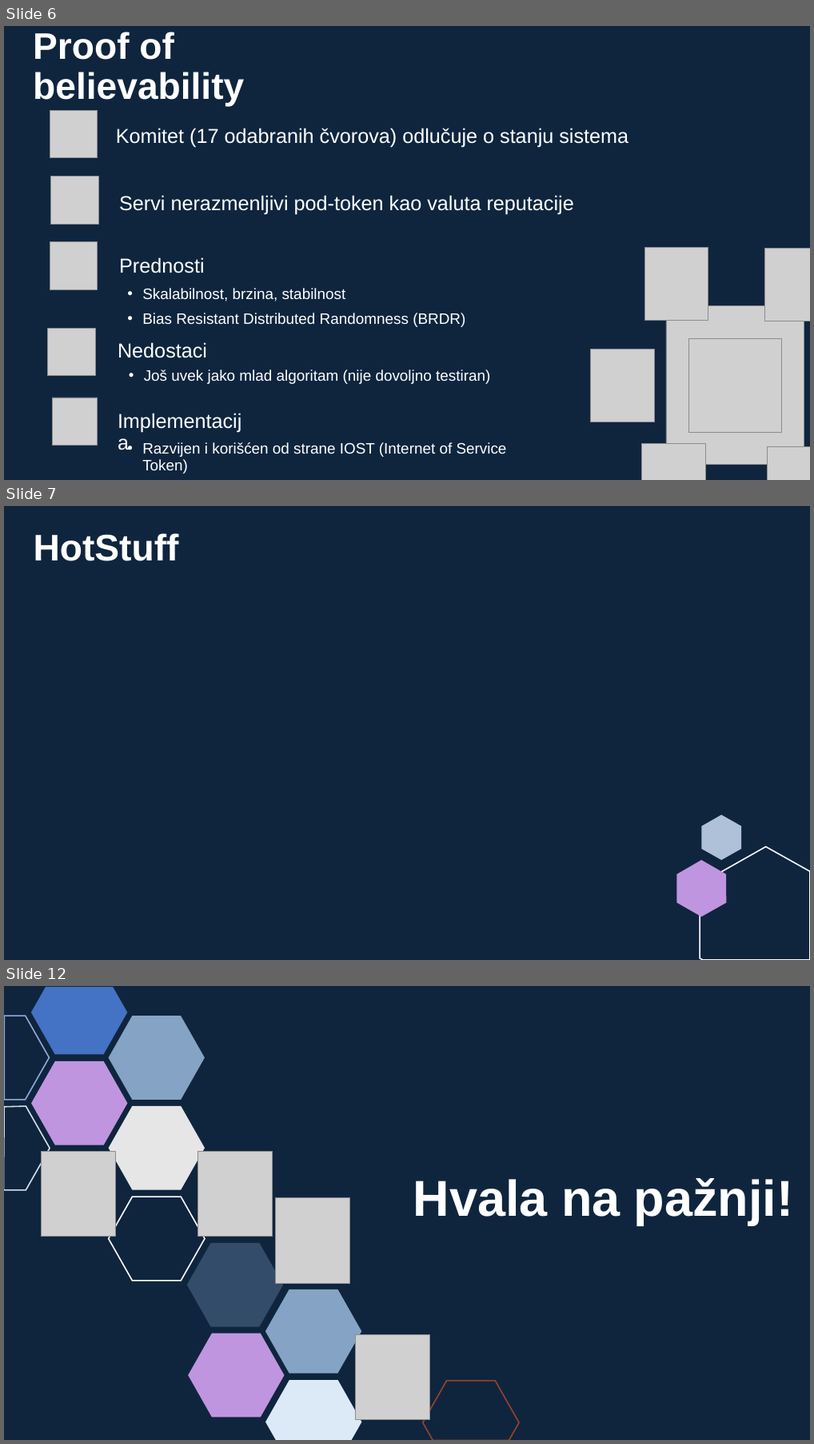
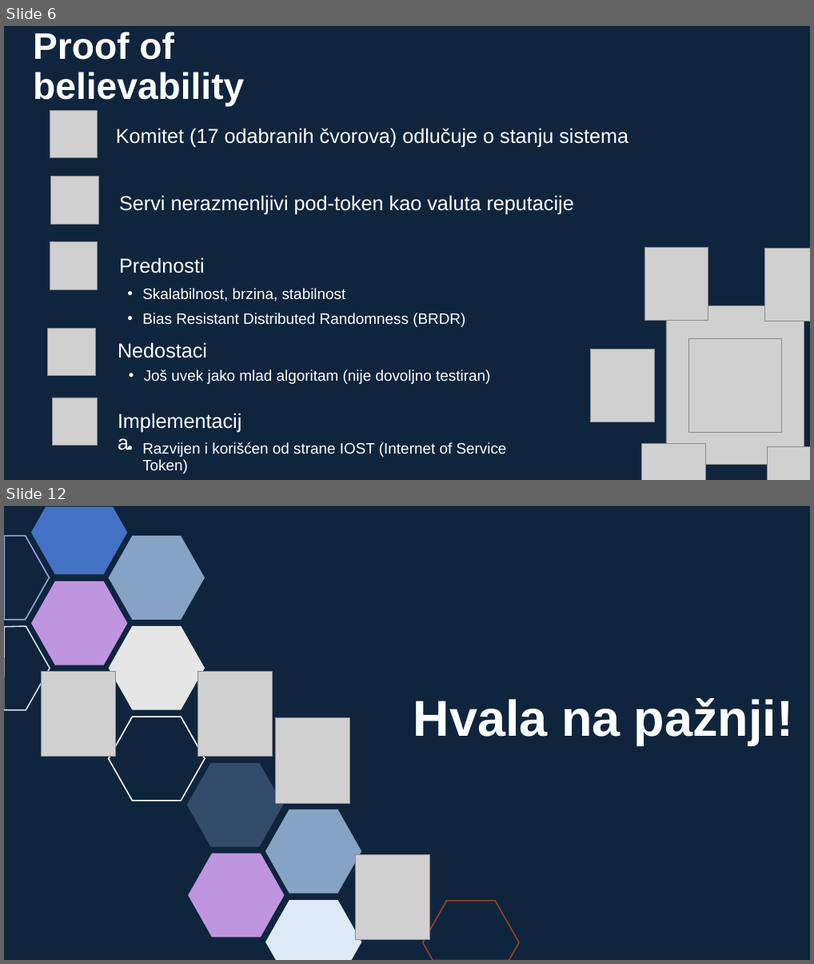
Before and after one commit to sssteeefaaan/master-I, a slide deck: pdasp/seminarski/konsenzus-algoritmi/konsenzus-algoritmi.pptx. Shown one above the other, each under a label of ours: slides 6, 7 and 12 before the commit, slides 6 and 12 after it; the slides between them are not shown. The pictures are 814x1444 and 814x964 pixels, drawn with LibreOffice and Linux fonts; fonts in the diff are those of the drawing; grey boxes stand for pictures. Boxes give left, top, right and bottom in pixels: in the first picture for what was removed or moved away, otherwise in the second. Text is boxed around its words. In the diff, an @@ line names an element or a change of style, - is before the commit and + after.

```diff
--- a/pdasp/seminarski/konsenzus-algoritmi/konsenzus-algoritmi.pptx
+++ b/pdasp/seminarski/konsenzus-algoritmi/konsenzus-algoritmi.pptx
@@ slide 7 removed at [4,506,810,960], background #0F253E @@
@@ title removed at [34,533,179,561] @@
-HotStuff
@@ freeform shape removed at [702,815,742,860] @@
@@ freeform shape removed at [678,860,727,916] @@
@@ freeform shape removed at [700,847,810,960] @@
```
Also in this commit, not shown: 1 slide changed, 4 slides added, 3 other slides removed, 7 other files.
